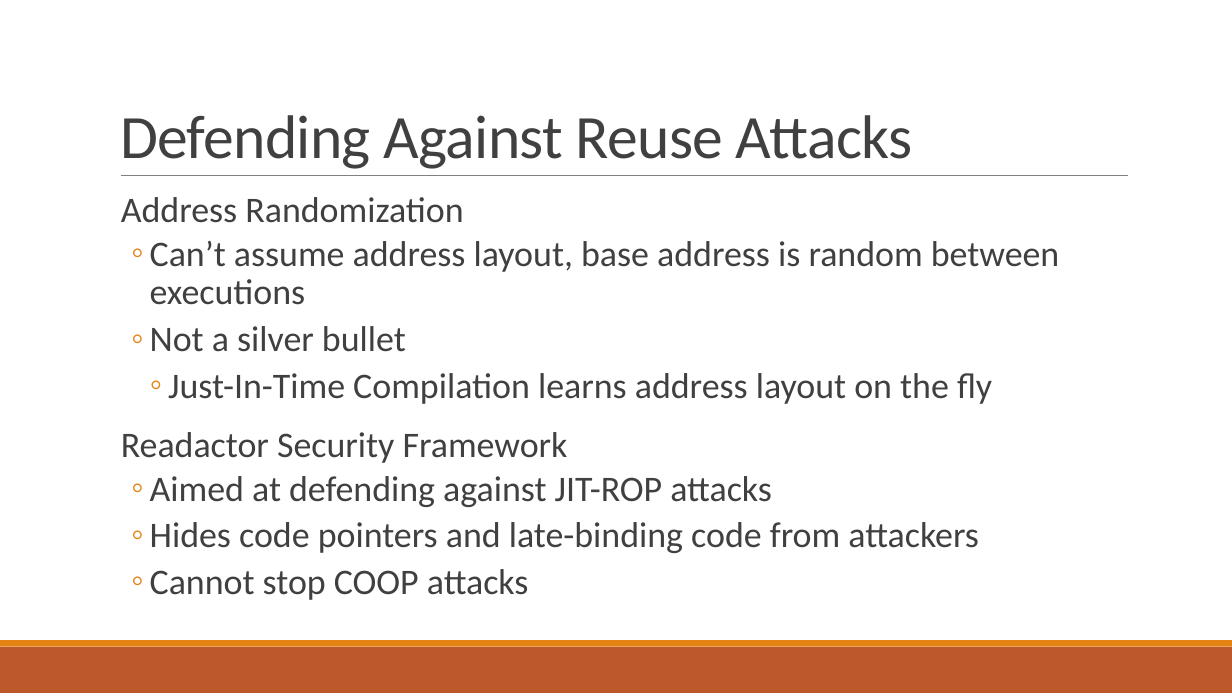
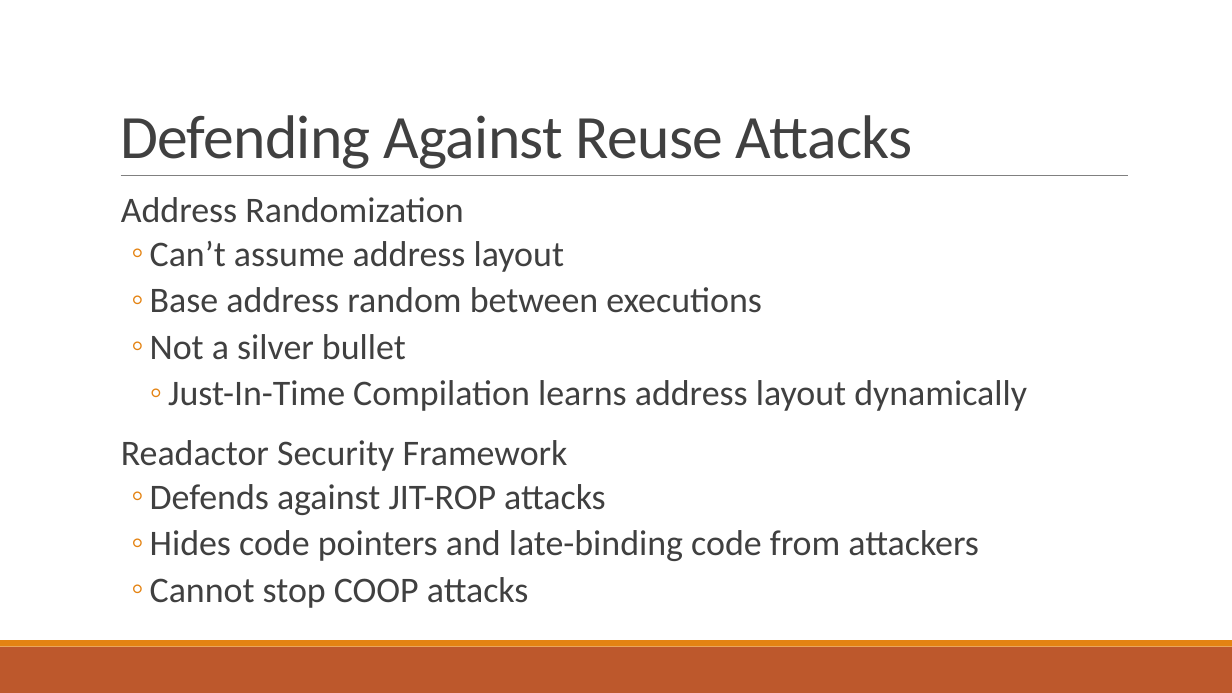
Before and after one commit to bretafinley/coop, a slide deck: slide 9 of COOP.pptx. Drawn at 1232x693 pixels with LibreOffice and Linux fonts; fonts in the diff are those of the drawing. Boxes give left, top, right and bottom in pixels: in the first picture for what was removed or moved away, otherwise in the second. Text is boxed around its words. In the diff, an @@ line names an element or a change of style, - is before the commit and + after.

```diff
--- a/COOP.pptx
+++ b/COOP.pptx
@@ text at bbox=[150, 241, 762, 313]: text changed @@
-  ◦ Can’t assume address layout, base address is random between executions
+  ◦ Can’t assume address layout
+  ◦ Base address random between executions
@@ text at bbox=[168, 380, 1027, 411]: text changed @@
-    ◦ Just-In-Time Compilation learns address layout on the fly
+    ◦ Just-In-Time Compilation learns address layout dynamically
@@ text at bbox=[150, 484, 606, 515]: text changed @@
-  ◦ Aimed at defending against JIT-ROP attacks
+  ◦ Defends against JIT-ROP attacks
```
Also in this commit, not shown: 27 other slides changed, 1 other file.
